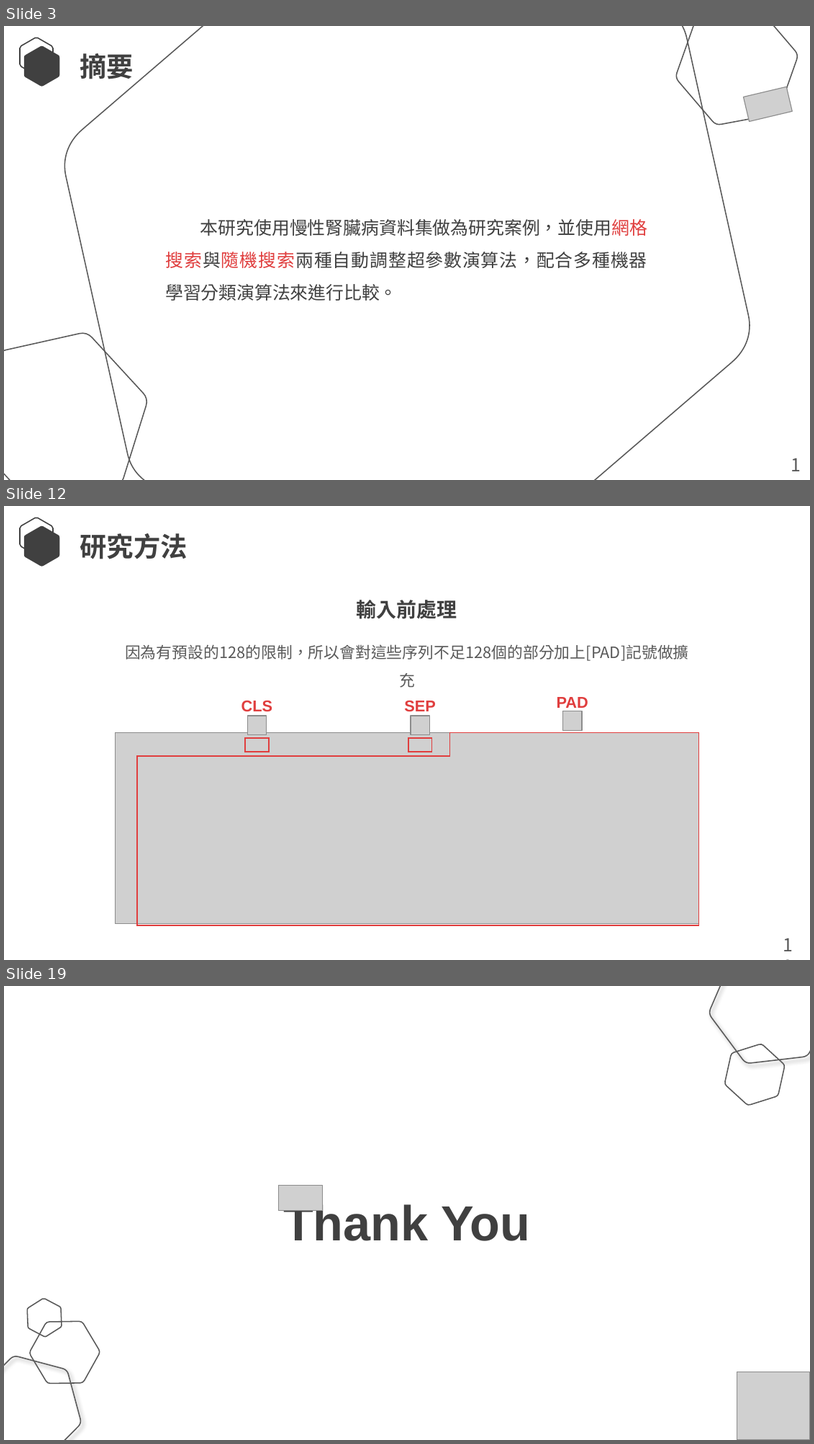
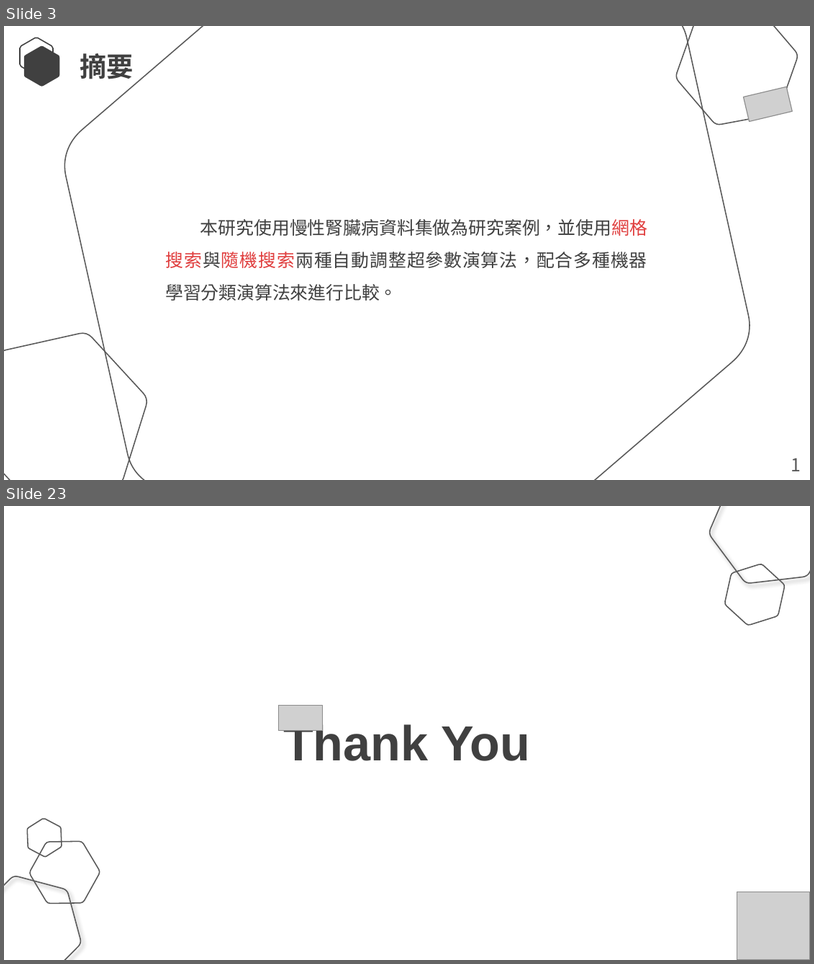
Before and after one commit to Lcwei-0708/lcwei-0708.github.io, a slide deck: data/應用機器學習演算法改善模型優化方法的研究-以UCI慢性腎臟疾病資料集為例/應用機器學習演算法改善模型優化方法的研究-以UCI慢性腎臟疾病資料集為例.pptx. Shown one above the other, each under a label of ours: slides 3, 12 and 19 before the commit, slides 3 and 23 after it; the slides between them are not shown. The pictures are 814x1444 and 814x964 pixels, drawn with LibreOffice and Linux fonts; fonts in the diff are those of the drawing; grey boxes stand for pictures. Boxes give left, top, right and bottom in pixels: in the first picture for what was removed or moved away, otherwise in the second. Text is boxed around its words. In the diff, an @@ line names an element or a change of style, - is before the commit and + after.

```diff
--- a/data/應用機器學習演算法改善模型優化方法的研究-以UCI慢性腎臟疾病資料集為例/應用機器學習演算法改善模型優化方法的研究-以UCI慢性腎臟疾病資料集為例.pptx
+++ b/data/應用機器學習演算法改善模型優化方法的研究-以UCI慢性腎臟疾病資料集為例/應用機器學習演算法改善模型優化方法的研究-以UCI慢性腎臟疾病資料集為例.pptx
@@ slide 12 removed at bbox=[4, 506, 810, 960], background #FFFFFF @@
@@ freeform shape removed at bbox=[20, 518, 53, 555] @@
@@ freeform shape removed at bbox=[24, 526, 59, 566] @@
@@ text removed at bbox=[80, 533, 187, 559] @@
-研究方法
@@ text removed at bbox=[357, 600, 458, 619] @@
-輸入前處理
@@ text removed at bbox=[125, 644, 689, 687] @@
-因為有預設的128的限制，所以會對這些序列不足128個的部分加上[PAD]記號做擴充
@@ text removed at bbox=[557, 697, 589, 711] @@
-PAD
@@ text removed at bbox=[242, 700, 273, 711] @@
-CLS
@@ picture removed at bbox=[247, 716, 267, 735] @@
@@ text removed at bbox=[404, 700, 436, 712] @@
-SEP
@@ picture removed at bbox=[410, 716, 430, 735] @@
@@ picture removed at bbox=[563, 710, 582, 730] @@
@@ picture removed at bbox=[116, 733, 699, 924] @@
@@ corner removed at bbox=[137, 733, 699, 925] @@
@@ rectangle removed at bbox=[245, 737, 268, 751] @@
@@ rectangle removed at bbox=[409, 737, 432, 751] @@
@@ text removed at bbox=[776, 930, 810, 960] @@
-10
@@ what was slide 19 is now slide 23 @@
```
Also in this commit, not shown: 3 slides changed, 16 slides added, 11 other slides removed.
